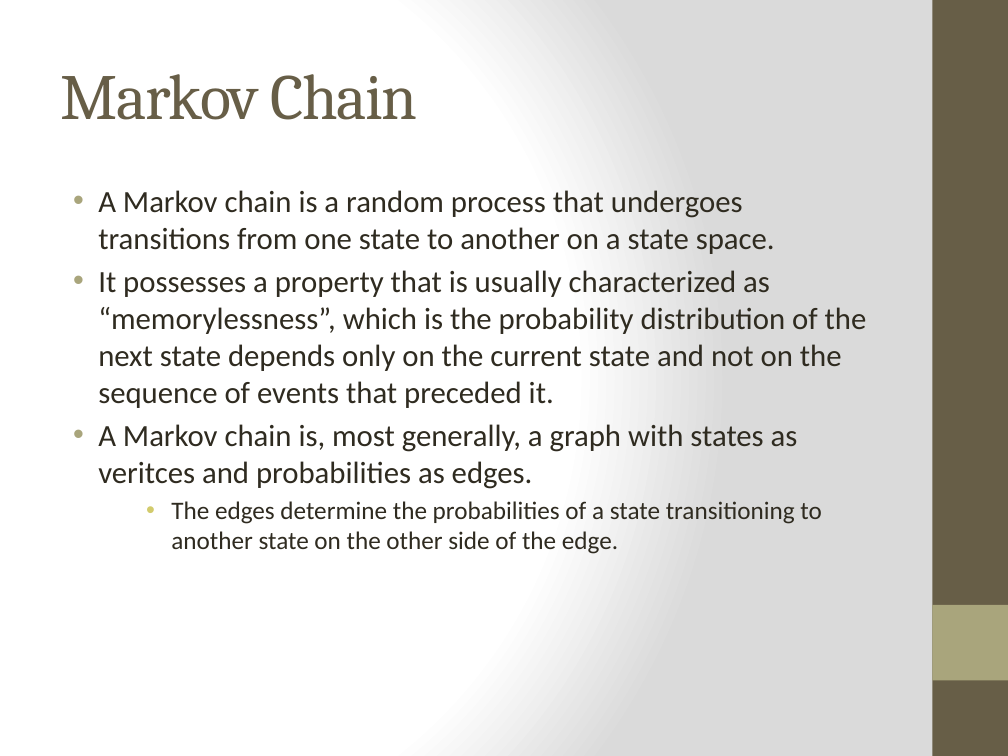
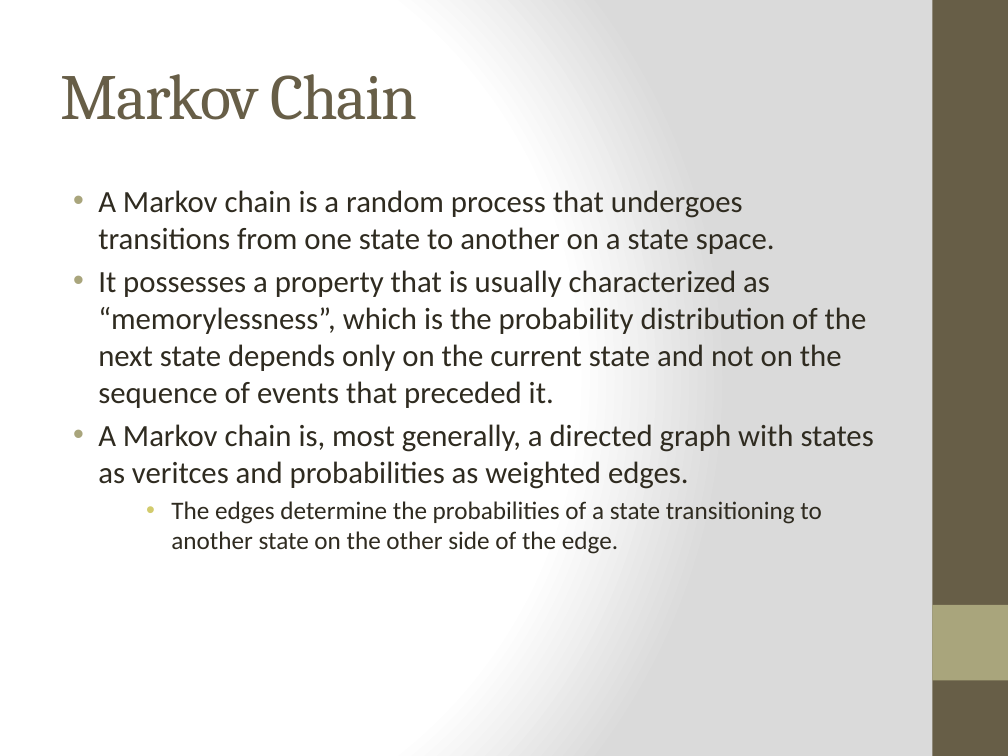
Before and after one commit to cjnolet/graph_analytics_final_project, a slide deck: slide 3 of Presentation.pptx. Drawn at 1008x756 pixels with LibreOffice and Linux fonts; fonts in the diff are those of the drawing. Boxes give left, top, right and bottom in pixels: in the first picture for what was removed or moved away, otherwise in the second. Text is boxed around its words. In the diff, an @@ line names an element or a change of style, - is before the commit and + after.

```diff
--- a/Presentation.pptx
+++ b/Presentation.pptx
@@ text at [98, 424, 874, 489]: text changed @@
-• A Markov chain is, most generally, a graph with states as veritces and probabilities as edges.
+• A Markov chain is, most generally, a directed graph with states as veritces and probabilities as weighted edges.
```
Also in this commit, not shown: 6 other slides changed, 1 slide removed.
